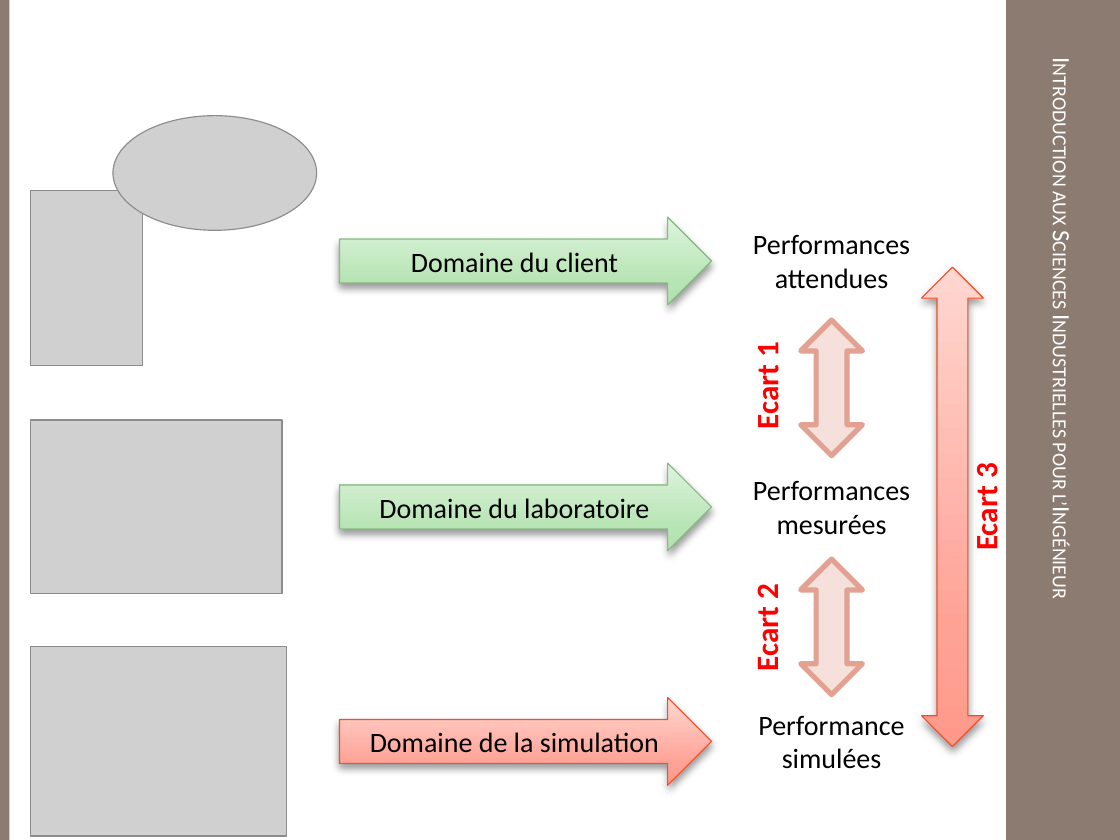
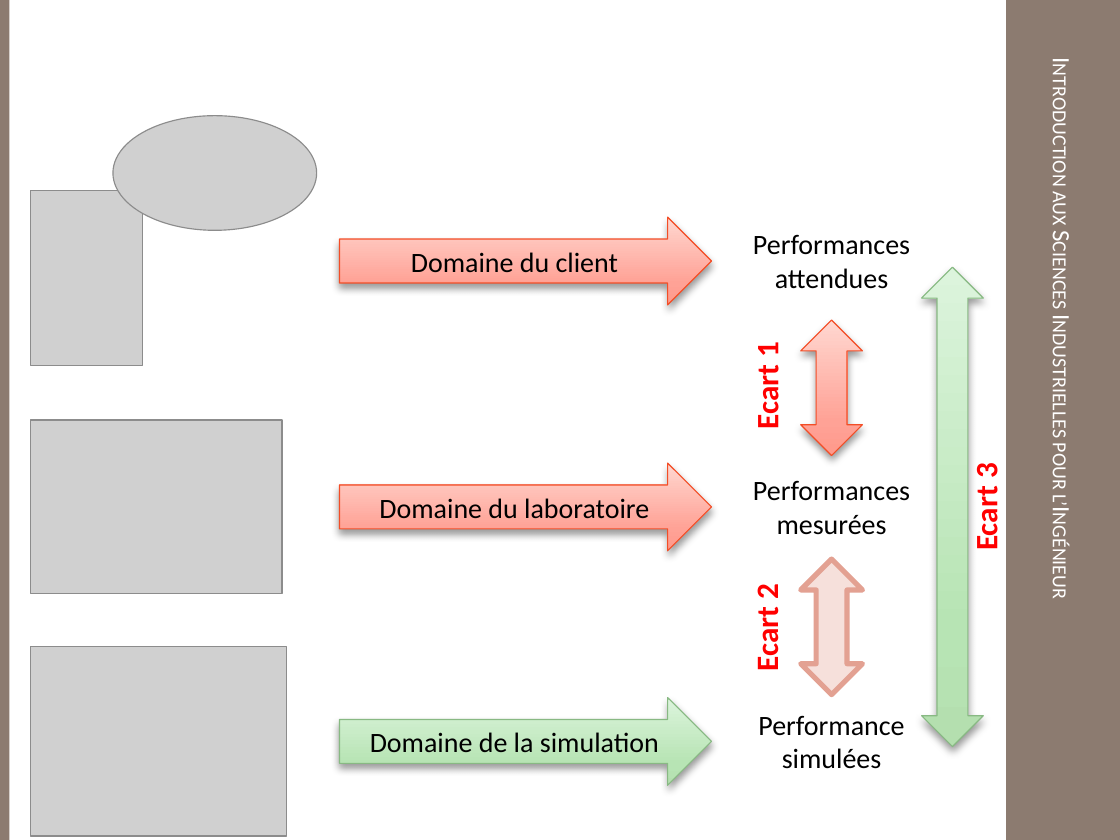
Before and after one commit to xpessoles/TP_Documents, a slide deck: slide 1 of Ressources/Ecarts.pptx. Drawn at 1120x840 pixels with LibreOffice and Linux fonts; fonts in the diff are those of the drawing; grey boxes stand for pictures; background and template pictures are left out. Boxes give left, top, right and bottom in pixels: in the first picture for what was removed or moved away, otherwise in the second. Text is boxed around its words. In the diff, an @@ line names an element or a change of style, - is before the commit and + after.

```diff
--- a/Ressources/Ecarts.pptx
+++ b/Ressources/Ecarts.pptx
@@ right arrow "Domaine du client" at <box>339,217,711,305</box>: fill gradient #B4DFB0 to #B9E4B5 to #DEF5DC to gradient #FF9A8C to #FFA397 to #FFD6D2; outline #88B983 0.75 pt to #F34E27 0.75 pt @@
@@ up down arrow at <box>922,268,983,747</box>: fill gradient #FF9A8C to #FFA397 to #FFD6D2 to gradient #B4DFB0 to #B9E4B5 to #DEF5DC; outline #F34E27 0.75 pt to #88B983 0.75 pt @@
@@ up down arrow at <box>801,320,862,456</box>: fill #F6E0DB to gradient #FF9A8C to #FFA397 to #FFD6D2; outline #E3A192 3.35 pt to #F34E27 0.75 pt; shadow on @@
@@ right arrow "Domaine du laboratoire" at <box>339,463,711,550</box>: fill gradient #B4DFB0 to #B9E4B5 to #DEF5DC to gradient #FF9A8C to #FFA397 to #FFD6D2; outline #88B983 0.75 pt to #F34E27 0.75 pt @@
@@ right arrow "Domaine de la simulation" at <box>339,698,711,785</box>: fill gradient #FF9A8C to #FFA397 to #FFD6D2 to gradient #B4DFB0 to #B9E4B5 to #DEF5DC; outline #F34E27 0.75 pt to #88B983 0.75 pt @@
```
Also in this commit, not shown: 6 other files.
